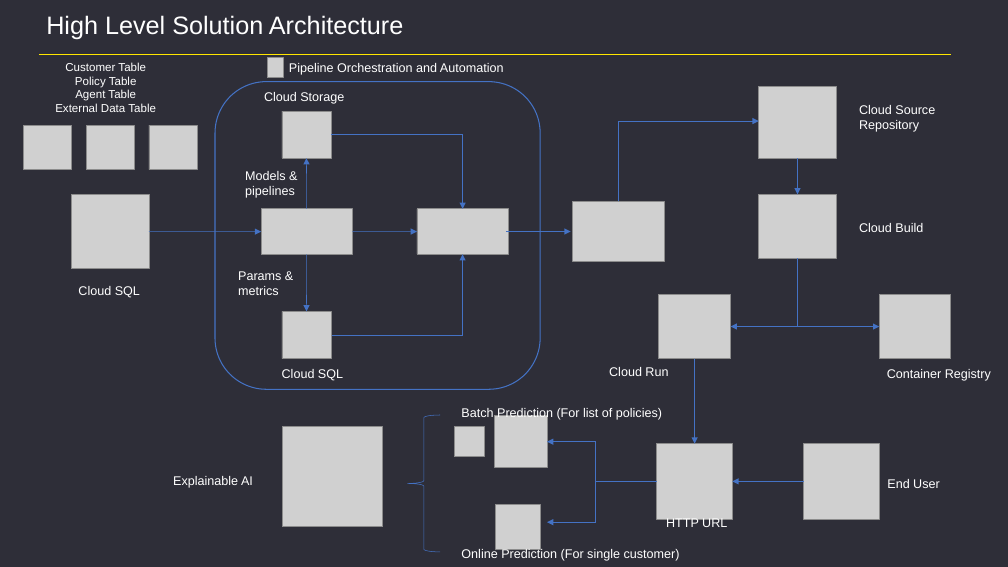
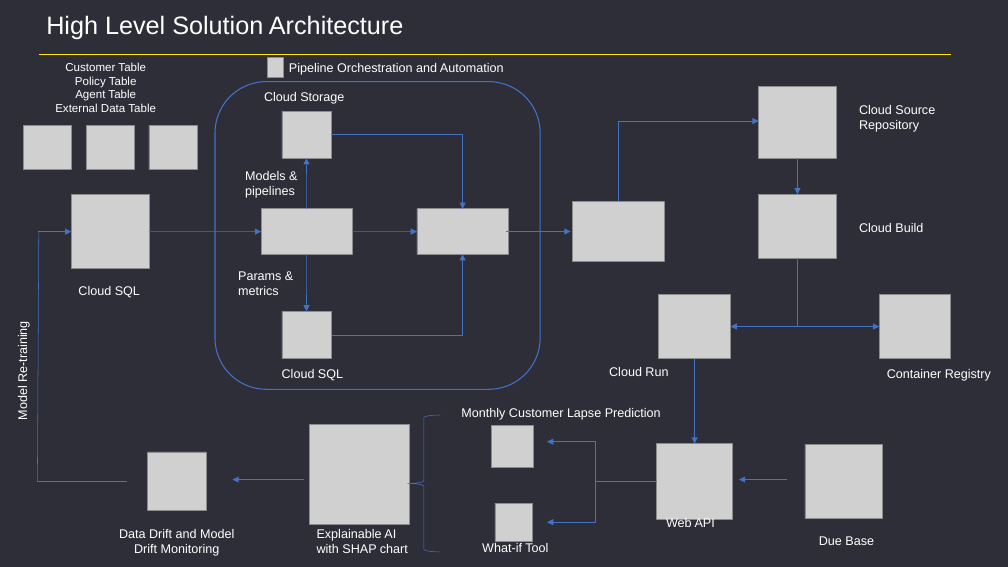
Before and after one commit to tanmoyhalder/life-insurance-persistency, a slide deck: slide 1 of presentation/architecture diagram.pptx. Drawn at 1008x567 pixels with LibreOffice and Linux fonts; fonts in the diff are those of the drawing; grey boxes stand for pictures. Boxes give left, top, right and bottom in pixels: in the first picture for what was removed or moved away, otherwise in the second. Text is boxed around its words. In the diff, an @@ line names an element or a change of style, - is before the commit and + after.

```diff
--- a/presentation/architecture diagram.pptx
+++ b/presentation/architecture diagram.pptx
@@ line added from (37, 482) to (39, 231), #4472C4 0.5 pt @@
@@ arrow added from (38, 231) to (71, 231), #4472C4 0.5 pt @@
@@ text added at (x1=16, y1=327, x2=30, y2=419), 12 pt, text #FFFFFF @@
+Model Re-training
@@ text at (x1=461, y1=408, x2=661, y2=420): text changed @@
-Batch Prediction (For list of policies)
+Monthly Customer Lapse Prediction
@@ picture moved from (x1=283, y1=426, x2=383, y2=527) to (x1=310, y1=424, x2=411, y2=525) @@
@@ picture removed at (x1=454, y1=426, x2=485, y2=457) @@
@@ picture resized from (x1=495, y1=416, x2=547, y2=468) to (x1=492, y1=426, x2=534, y2=468) @@
@@ picture moved from (x1=804, y1=444, x2=879, y2=520) to (x1=805, y1=445, x2=883, y2=520) @@
@@ picture added at (x1=147, y1=452, x2=206, y2=511) @@
@@ arrow moved from (804, 482) - (733, 482) to (304, 479) - (232, 479) @@
@@ arrow added from (788, 479) to (739, 479), #4472C4 0.5 pt @@
@@ line added from (127, 482) to (37, 482), #4472C4 0.5 pt @@
@@ picture resized from (x1=496, y1=505, x2=541, y2=550) to (x1=495, y1=504, x2=533, y2=541) @@
@@ text added at (x1=119, y1=529, x2=234, y2=556), 12 pt, text #FFFFFF @@
+Data Drift and Model Drift Monitoring
@@ text at (x1=317, y1=529, x2=408, y2=553): text changed @@
-Explainable AI
+Explainable AI with SHAP chart
@@ text at (x1=666, y1=517, x2=715, y2=530): text changed @@
-HTTP URL
+Web API
@@ text at (x1=819, y1=536, x2=874, y2=545): text changed @@
-End User
+Due Base
@@ text at (x1=482, y1=543, x2=548, y2=552): text changed @@
-Online Prediction (For single customer)
+What-if Tool
```
Also in this commit, not shown: 28 other files.
